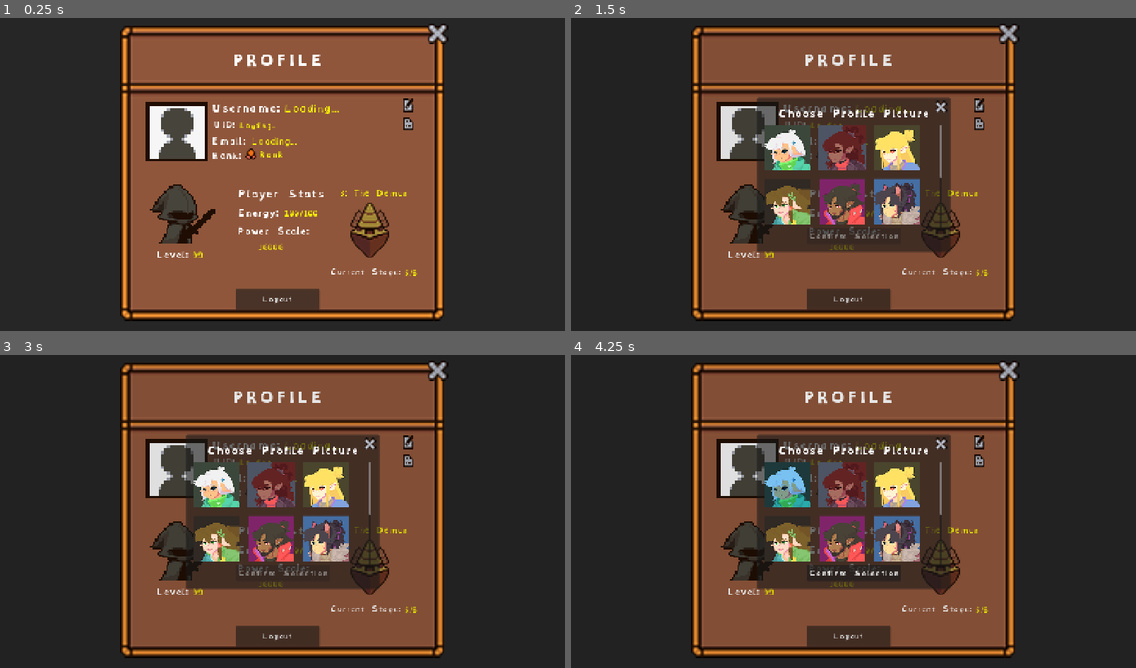
Above: before the commit, frames 1-4 (two rows, left to right).
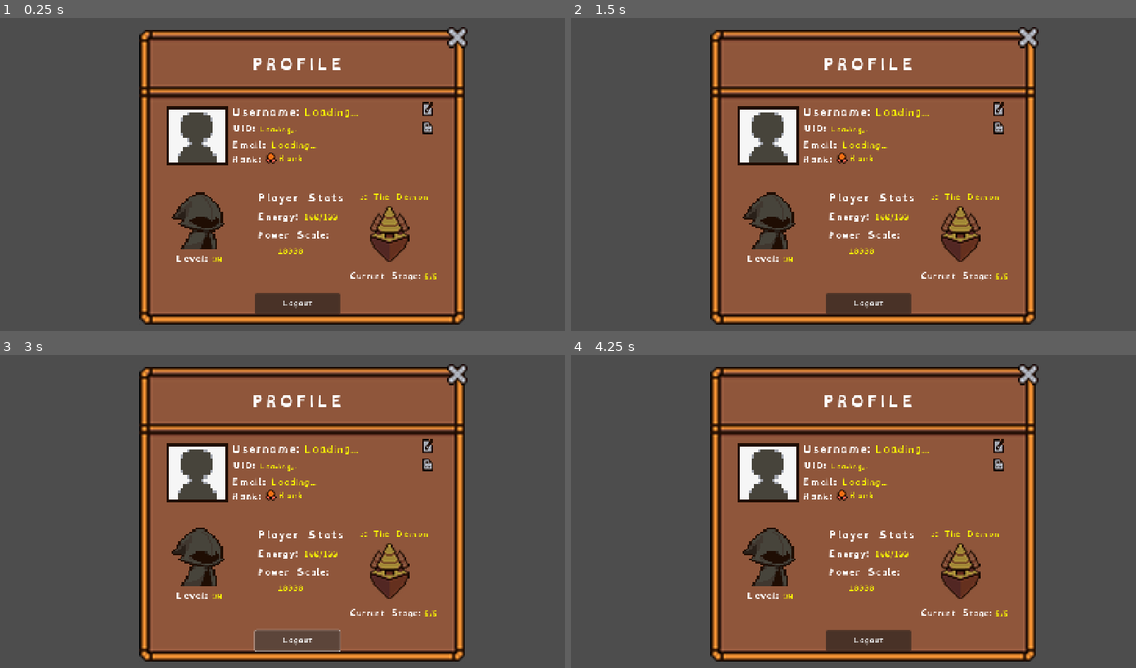
Above: after the commit, the same moments.

Repository: arownz/godotcaps
Game: Godot game, scene res://Scenes/ProfilePopUp.tscn
Two runs of this game, one before a commit and one after it. Both use one fixed random seed, a clock stepped at 60 frames per second and the inputs below. This scene is started directly instead of the project's main scene.
Inputs (mouse positions are in pixels of both pictures, inside the frame that each line leads up to; where the layout moved, square brackets give the same spot in the first picture):
- Up to frame 1 (0.25 s): no input
- Up to frame 2 (1.5 s): click (768, 136) [746, 130] at 0.5 s; click (1000, 108) [977, 105] at 1.25 s
- Up to frame 3 (3 s): click (429, 464) [406, 461] at 2 s; click "Logout" at 2.75 s
- Up to frame 4 (4.25 s): click (785, 483) at 3.52 s

The runs differ from the first frame. In frame 1, 68% of the frame differs, in the area x 0-100%, y 0-100%; in frame 2, 79%; in frame 3, 80%; in frame 4, 79%.
Error before the commit: Invalid access to property or key 'localid' on a base object of type 'Dictionary'. (res://Scripts/ProfilePopUp.gd:32)

Commit message:
das

Diff:
--- a/Scenes/DungeonSelection.tscn
+++ b/Scenes/DungeonSelection.tscn
@@ -137,10 +137,10 @@
 layout_mode = 1
 anchors_preset = 10
 anchor_right = 1.0
-offset_left = -61.0
-offset_top = -54.0
-offset_right = -61.0
-offset_bottom = 9.0
+offset_left = 10.0
+offset_top = 368.0
+offset_right = 10.0
+offset_bottom = 431.0
 grow_horizontal = 2
 theme_override_colors/font_color = Color(0.501961, 0.988235, 0.501961, 1)
 theme_override_colors/font_shadow_color = Color(0, 0, 0, 1)
@@ -190,8 +190,10 @@
 layout_mode = 1
 anchors_preset = 10
 anchor_right = 1.0
-offset_top = -40.0
-offset_bottom = 23.0
+offset_left = 249.0
+offset_top = 358.0
+offset_right = -241.0
+offset_bottom = 421.0
 grow_horizontal = 2
 theme_override_colors/font_color = Color(1, 0.4, 0.4, 1)
 theme_override_colors/font_shadow_color = Color(0, 0, 0, 1)
@@ -241,8 +243,10 @@
 layout_mode = 1
 anchors_preset = 10
 anchor_right = 1.0
-offset_top = -40.0
-offset_bottom = 23.0
+offset_left = 248.0
+offset_top = 361.0
+offset_right = -242.0
+offset_bottom = 424.0
 grow_horizontal = 2
 theme_override_colors/font_color = Color(1, 0.4, 0.4, 1)
 theme_override_colors/font_shadow_color = Color(0, 0, 0, 1)
--- a/Scenes/ProfilePicturesPopup.tscn
+++ b/Scenes/ProfilePicturesPopup.tscn
@@ -1,6 +1,7 @@
-[gd_scene load_steps=16 format=3 uid="uid://b16uc2y8w57k1"]
+[gd_scene load_steps=17 format=3 uid="uid://b16uc2y8w57k1"]
 
 [ext_resource type="Script" uid="uid://dysw762c4jib3" path="res://Scripts/ProfilePicturesPopup.gd" id="1_popup_script"]
+[ext_resource type="Texture2D" uid="uid://clo1votqbo4bs" path="res://gui/Update/UI/ui 13.png" id="2_kxfne"]
 [ext_resource type="FontFile" uid="uid://bdlqaeel30c00" path="res://Fonts/dyslexiafont/OpenDyslexic-Bold.otf" id="2_popup_font"]
 [ext_resource type="Texture2D" uid="uid://dkccpks7klx5p" path="res://gui/ProfileScene/Profile/portrait13.png" id="3_portrait14"]
 [ext_resource type="Texture2D" uid="uid://dr3do7cagamyh" path="res://gui/ProfileScene/Profile/portrait15.png" id="4_portrait15"]
@@ -34,7 +35,7 @@
 grow_vertical = 2
 color = Color(0, 0, 0, 0.0941176)
 
-[node name="Panel" type="Panel" parent="."]
+[node name="Panel" type="TextureRect" parent="."]
 custom_minimum_size = Vector2(500, 400)
 layout_mode = 1
 anchors_preset = 8
@@ -48,6 +49,7 @@
 offset_bottom = 200.0
 grow_horizontal = 2
 grow_vertical = 2
+texture = ExtResource("2_kxfne")
 
 [node name="CloseButton" type="TextureButton" parent="Panel"]
 layout_mode = 1
--- a/Scenes/ProfilePopUp.tscn
+++ b/Scenes/ProfilePopUp.tscn
@@ -1,47 +1,94 @@
-[gd_scene load_steps=12 format=3 uid="uid://bysyq46j6ycis"]
+[gd_scene load_steps=19 format=3 uid="uid://bysyq46j6ycis"]
 
 [ext_resource type="Texture2D" uid="uid://ccdwoylh104gc" path="res://gui/ProfileScene/ui 8.png" id="1_mn5kv"]
 [ext_resource type="Script" uid="uid://caa84ntbsorb8" path="res://Scripts/ProfilePopUp.gd" id="1_script"]
 [ext_resource type="FontFile" uid="uid://bdlqaeel30c00" path="res://Fonts/dyslexiafont/OpenDyslexic-Bold.otf" id="2_73kok"]
 [ext_resource type="FontFile" uid="uid://l1q8mfvbxty3" path="res://Fonts/dyslexiafont/OpenDyslexic-Regular.otf" id="3_uyv5l"]
-[ext_resource type="Texture2D" uid="uid://dljqigmy8f7k6" path="res://Sprites/Player/player.png" id="4_player"]
 [ext_resource type="Texture2D" uid="uid://dry2umw3ejgro" path="res://gui/profile.png" id="5_6yy5g"]
 [ext_resource type="Texture2D" uid="uid://cjvdyfgftwdhb" path="res://gui/ProfileScene/close icon.png" id="6_close"]
 [ext_resource type="Texture2D" uid="uid://yernxap6enqq" path="res://gui/ProfileScene/edit 1.png" id="6_rwnca"]
 [ext_resource type="Texture2D" uid="uid://dwgcjv1wpp0hw" path="res://gui/ProfileScene/copy UID.png" id="7_ampbo"]
 [ext_resource type="Texture2D" uid="uid://upv1mak0rswy" path="res://gui/ProfileScene/bronze medal.png" id="7_medal"]
 [ext_resource type="Texture2D" uid="uid://d025ghojxo8wn" path="res://gui/ProfileScene/highest level 1.png" id="8_d7ibu"]
-
-[node name="ProfilePopUp" type="Control"]
-layout_mode = 3
+[ext_resource type="Texture2D" uid="uid://bs7axy8rkm4ei" path="res://Sprites/Frame Sprites/Lexia.png" id="10_rwnca"]
+
+[sub_resource type="AtlasTexture" id="AtlasTexture_ampbo"]
+atlas = ExtResource("10_rwnca")
+region = Rect2(0, 0, 82, 82)
+
+[sub_resource type="AtlasTexture" id="AtlasTexture_r1smr"]
+atlas = ExtResource("10_rwnca")
+region = Rect2(82, 0, 82, 82)
+
+[sub_resource type="AtlasTexture" id="AtlasTexture_vhpl5"]
+atlas = ExtResource("10_rwnca")
+region = Rect2(164, 0, 82, 82)
+
+[sub_resource type="AtlasTexture" id="AtlasTexture_kmls2"]
+atlas = ExtResource("10_rwnca")
+region = Rect2(246, 0, 82, 82)
+
+[sub_resource type="AtlasTexture" id="AtlasTexture_tilb2"]
+atlas = ExtResource("10_rwnca")
+region = Rect2(328, 0, 82, 82)
+
+[sub_resource type="AtlasTexture" id="AtlasTexture_82scp"]
+atlas = ExtResource("10_rwnca")
+region = Rect2(410, 0, 82, 82)
+
+[sub_resource type="SpriteFrames" id="SpriteFrames_ob8vh"]
+animations = [{
+"frames": [{
+"duration": 1.0,
+"texture": SubResource("AtlasTexture_ampbo")
+}, {
+"duration": 1.0,
+"texture": SubResource("AtlasTexture_r1smr")
+}, {
+"duration": 1.0,
+"texture": SubResource("AtlasTexture_vhpl5")
+}, {
+"duration": 1.0,
+"texture": SubResource("AtlasTexture_kmls2")
+}, {
+"duration": 1.0,
+"texture": SubResource("AtlasTexture_tilb2")
+}, {
+"duration": 1.0,
+"texture": SubResource("AtlasTexture_82scp")
+}],
+"loop": true,
+"name": &"idle",
+"speed": 10.0
+}]
+
+[node name="ProfilePopUp" type="Node2D"]
+script = ExtResource("1_script")
+
+[node name="Transparent_ColorRect" type="ColorRect" parent="."]
 anchors_preset = 15
 anchor_right = 1.0
 anchor_bottom = 1.0
-grow_horizontal = 2
-grow_vertical = 2
-script = ExtResource("1_script")
-
-[node name="Transparent_ColorRect" type="ColorRect" parent="."]
-layout_mode = 1
-anchors_preset = 15
-anchor_right = 1.0
-anchor_bottom = 1.0
+offset_left = 781.0
+offset_top = 415.0
+offset_right = 781.0
+offset_bottom = 415.0
 grow_horizontal = 2
 grow_vertical = 2
 color = Color(0, 0, 0, 0.5)
 
 [node name="ProfileContainer" type="Control" parent="."]
 custom_minimum_size = Vector2(750, 600)
-layout_mode = 1
+layout_mode = 3
 anchors_preset = 8
 anchor_left = 0.5
 anchor_top = 0.5
 anchor_right = 0.5
 anchor_bottom = 0.5
-offset_left = -374.0
-offset_top = -347.0
-offset_right = 376.0
-offset_bottom = 334.0
+offset_left = 407.0
+offset_top = 68.0
+offset_right = 1157.0
+offset_bottom = 749.0
 grow_horizontal = 2
 grow_vertical = 2
 
@@ -348,15 +395,12 @@
 "
 horizontal_alignment = 1
 
-[node name="CharacterImage" type="TextureRect" parent="ProfileContainer/CharacterArea"]
-layout_mode = 0
-offset_left = 18.0
-offset_top = 53.0
-offset_right = 185.0
-offset_bottom = 206.0
-texture = ExtResource("4_player")
-expand_mode = 1
-stretch_mode = 6
+[node name="CharacterImage" type="AnimatedSprite2D" parent="ProfileContainer/CharacterArea"]
+position = Vector2(100, 139)
+scale = Vector2(4.95427, 4.43598)
+sprite_frames = SubResource("SpriteFrames_ob8vh")
+animation = &"idle"
+autoplay = "idle"
 
 [node name="DungeonArea" type="Control" parent="ProfileContainer"]
 layout_mode = 1
--- a/Scenes/WordChallengePanel_STT.tscn
+++ b/Scenes/WordChallengePanel_STT.tscn
@@ -2,21 +2,7 @@
 
 [ext_resource type="Script" uid="uid://5556075jac2c" path="res://Scripts/WordChallengePanel_STT.gd" id="1_4yifo"]
 [ext_resource type="FontFile" uid="uid://l1q8mfvbxty3" path="res://Fonts/dyslexiafont/OpenDyslexic-Regular.otf" id="2_8hfec"]
-
-[sub_resource type="StyleBoxFlat" id="StyleBoxFlat_lj5j4"]
-bg_color = Color(0.945098, 0.945098, 0.945098, 1)
-border_width_left = 4
-border_width_top = 4
-border_width_right = 4
-border_width_bottom = 4
-border_color = Color(0.141176, 0.141176, 0.141176, 1)
-corner_radius_top_left = 15
-corner_radius_top_right = 15
-corner_radius_bottom_right = 15
-corner_radius_bottom_left = 15
-shadow_color = Color(0, 0, 0, 0.313726)
-shadow_size = 8
-shadow_offset = Vector2(2, 2)
+[ext_resource type="Texture2D" uid="uid://dlusv4b6bm07h" path="res://gui/Update/UI/ui 10.png" id="2_ys01y"]
 
 [sub_resource type="StyleBoxFlat" id="StyleBoxFlat_tts_panel"]
 bg_color = Color(0.862745, 0.901961, 0.929412, 1)
@@ -57,7 +43,7 @@
 grow_vertical = 2
 script = ExtResource("1_4yifo")
 
-[node name="ChallengePanel" type="Panel" parent="."]
+[node name="ChallengePanel" type="TextureRect" parent="."]
 custom_minimum_size = Vector2(800, 600)
 layout_mode = 1
 anchors_preset = 8
@@ -71,7 +57,7 @@
 offset_bottom = 300.0
 grow_horizontal = 2
 grow_vertical = 2
-theme_override_styles/panel = SubResource("StyleBoxFlat_lj5j4")
+texture = ExtResource("2_ys01y")
 
 [node name="VBoxContainer" type="VBoxContainer" parent="ChallengePanel"]
 layout_mode = 1
@@ -288,9 +274,11 @@
 [node name="APIStatusLabel" type="Label" parent="ChallengePanel/VBoxContainer"]
 layout_mode = 2
 theme_override_colors/font_color = Color(0.498039, 0.498039, 0.498039, 1)
+theme_override_colors/font_shadow_color = Color(0, 0, 0, 1)
 theme_override_fonts/font = ExtResource("2_8hfec")
 theme_override_font_sizes/font_size = 16
 text = "Connecting to random word API..."
+horizontal_alignment = 1
 
 [connection signal="pressed" from="ChallengePanel/VBoxContainer/WordContainer/TTSButtonContainer/TTSButton" to="." method="_on_tts_button_pressed"]
 [connection signal="pressed" from="ChallengePanel/VBoxContainer/WordContainer/TTSButtonContainer/TTSSettingsButton" to="." method="_on_tts_settings_button_pressed"]
--- a/Scenes/WordChallengePanel_Whiteboard.tscn
+++ b/Scenes/WordChallengePanel_Whiteboard.tscn
@@ -1,23 +1,9 @@
 [gd_scene load_steps=7 format=3 uid="uid://c2yw4dvkfybh8"]
 
 [ext_resource type="Script" uid="uid://brg3pmp2qoagy" path="res://Scripts/WordChallengePanel_Whiteboard.gd" id="1_k1qm8"]
+[ext_resource type="Texture2D" uid="uid://dlusv4b6bm07h" path="res://gui/Update/UI/ui 10.png" id="2_86dfl"]
 [ext_resource type="FontFile" uid="uid://l1q8mfvbxty3" path="res://Fonts/dyslexiafont/OpenDyslexic-Regular.otf" id="2_j54t7"]
 [ext_resource type="PackedScene" uid="uid://cvv1bpkfdvqjw" path="res://Scenes/WhiteboardInterface.tscn" id="3_86dfl"]
-
-[sub_resource type="StyleBoxFlat" id="StyleBoxFlat_lj5j4"]
-bg_color = Color(0.945098, 0.945098, 0.945098, 1)
-border_width_left = 4
-border_width_top = 4
-border_width_right = 4
-border_width_bottom = 4
-border_color = Color(0.141176, 0.141176, 0.141176, 1)
-corner_radius_top_left = 15
-corner_radius_top_right = 15
-corner_radius_bottom_right = 15
-corner_radius_bottom_left = 15
-shadow_color = Color(0, 0, 0, 0.313726)
-shadow_size = 8
-shadow_offset = Vector2(2, 2)
 
 [sub_resource type="StyleBoxFlat" id="StyleBoxFlat_tts_panel"]
 bg_color = Color(0.862745, 0.901961, 0.929412, 1)
@@ -58,7 +44,7 @@
 grow_vertical = 2
 script = ExtResource("1_k1qm8")
 
-[node name="ChallengePanel" type="Panel" parent="."]
+[node name="ChallengePanel" type="TextureRect" parent="."]
 custom_minimum_size = Vector2(800, 600)
 layout_mode = 1
 anchors_preset = 8
@@ -72,7 +58,7 @@
 offset_bottom = 300.0
 grow_horizontal = 2
 grow_vertical = 2
-theme_override_styles/panel = SubResource("StyleBoxFlat_lj5j4")
+texture = ExtResource("2_86dfl")
 
 [node name="VBoxContainer" type="VBoxContainer" parent="ChallengePanel"]
 layout_mode = 1
@@ -251,6 +237,7 @@
 theme_override_fonts/font = ExtResource("2_j54t7")
 theme_override_font_sizes/font_size = 16
 text = "Connecting to random word API..."
+horizontal_alignment = 1
 
 [connection signal="pressed" from="ChallengePanel/VBoxContainer/WordContainer/TTSButtonContainer/TTSButton" to="." method="_on_tts_button_pressed"]
 [connection signal="pressed" from="ChallengePanel/VBoxContainer/WordContainer/TTSButtonContainer/TTSSettingsButton" to="." method="_on_tts_settings_button_pressed"]
--- a/Sprites/Enemy.tscn
+++ /dev/null
@@ -1,11 +0,0 @@
-[gd_scene load_steps=3 format=3 uid="uid://bd5jnv8xpnsag"]
-
-[ext_resource type="Texture2D" uid="uid://ckjp6thr2r8og" path="res://Scripts/Dungeon_1/Stage_1/slime/Slime.png" id="1_cptlc"]
-[ext_resource type="Script" uid="uid://dpufif2akuw3w" path="res://Scripts/enemy_sprite_controller.gd" id="2_a5y0d"]
-
-[node name="Enemy" type="AnimatedSprite2D"]
-animation = &""
-script = ExtResource("2_a5y0d")
-
-[node name="Sprite2D" type="Sprite2D" parent="."]
-texture = ExtResource("1_cptlc")
--- a/Sprites/Player.tscn
+++ /dev/null
@@ -1,3 +0,0 @@
-[gd_scene format=3 uid="uid://b53q2dydkf5j2"]
-
-[node name="Player" type="Node"]
--- a/project.godot
+++ b/project.godot
@@ -15,7 +15,7 @@
 config/version="1.0"
 run/main_scene="uid://d1cb4djmat1dj"
 config/features=PackedStringArray("4.4", "GL Compatibility")
-config/icon="res://gui/lexiagamelogo.png"
+config/icon="uid://dkkb8nek5d6fs"
 x`run/main_scene="uid://cbpwvuj8kdyod"
 
 [audio]
Empty file added: Scripts/BattleEntityAnimator.gd
Not shown, added: Scripts/BattleEntityAnimator.gd.uid
Empty file added: Scripts/Dungeon1Map.gd
Not shown, added: Scripts/Dungeon1Map.gd.uid
Empty file added: Scripts/Dungeon2Map.gd
Not shown, added: Scripts/Dungeon2Map.gd.uid
Empty file added: Scripts/Dungeon3Map.gd
Not shown, added: Scripts/Dungeon3Map.gd.uid
Empty file added: Scripts/DungeonMapManager.gd
Not shown, added: Scripts/DungeonMapManager.gd.uid
Binary file removed: Scripts/Dungeon_1/Stage_1/slime/Slime.png
Not shown, removed: Scripts/Dungeon_1/Stage_1/slime/Slime.png.import
(and 51 more such lines)
